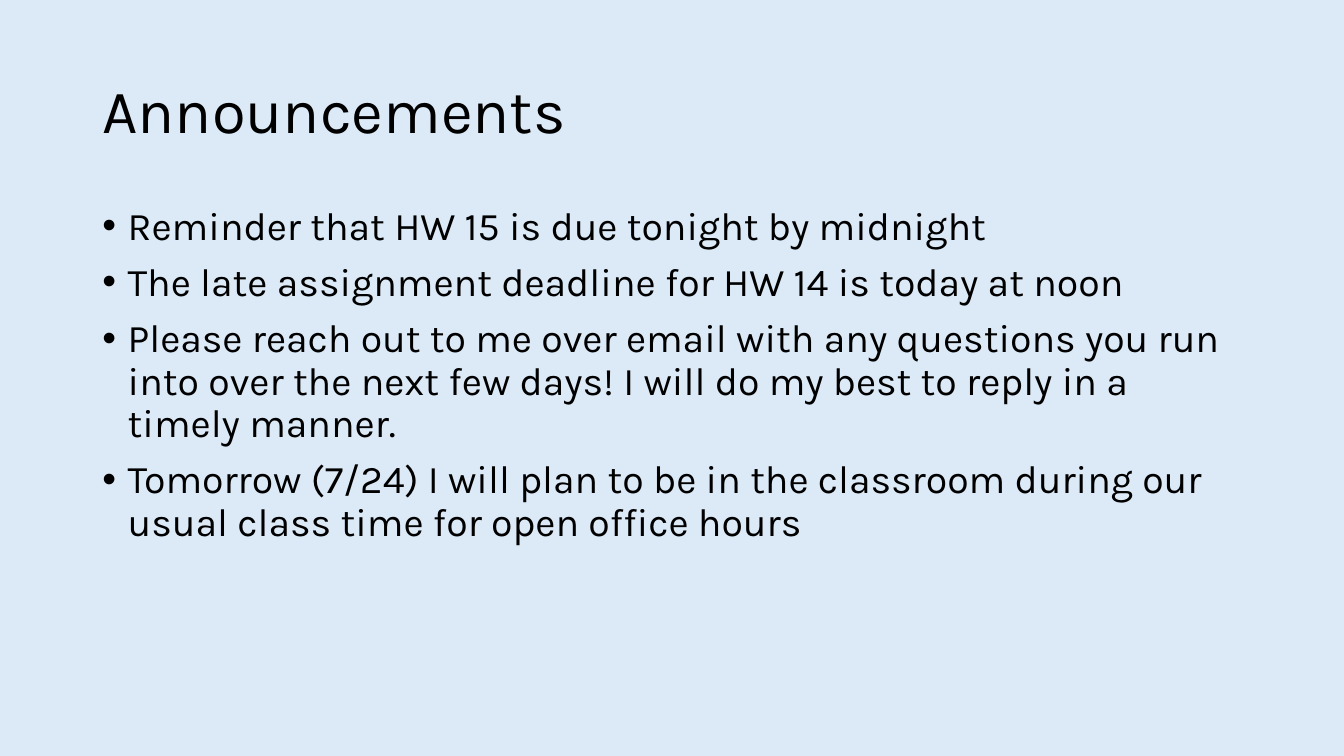
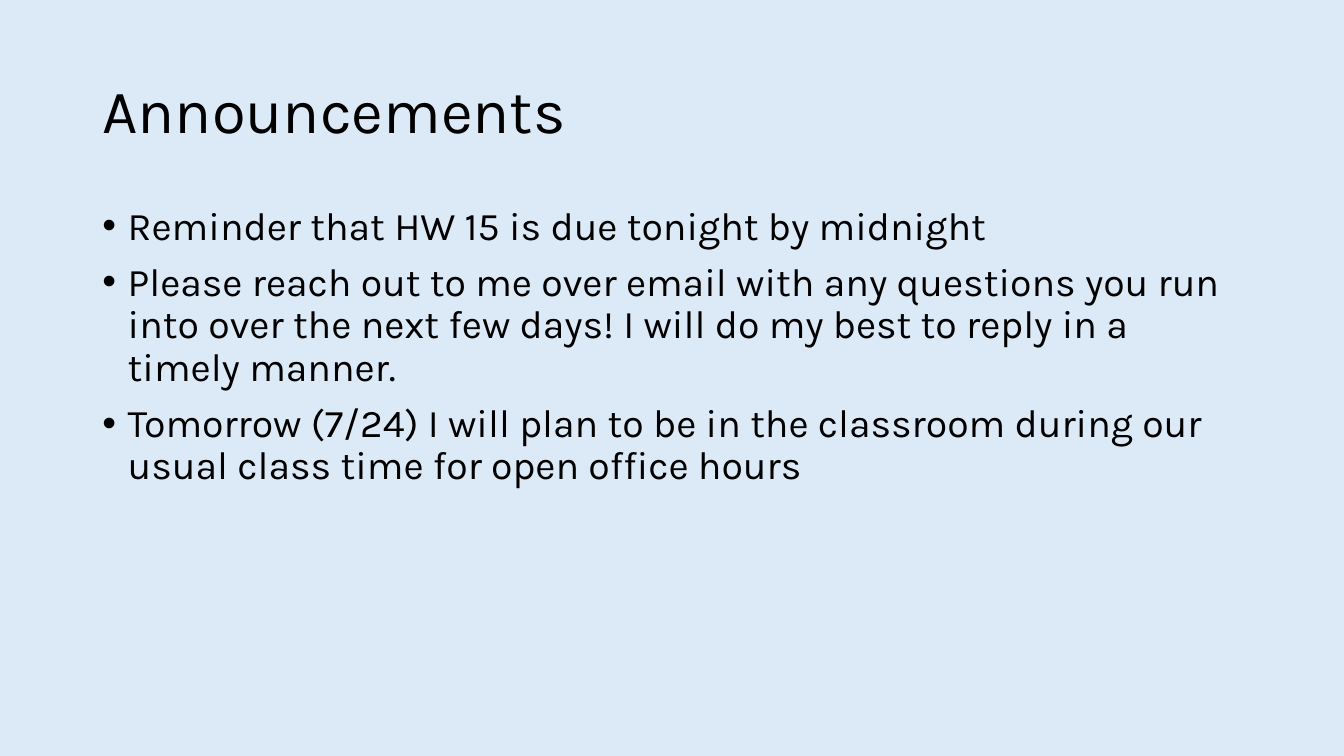
Before and after one commit to mhoch422/BIOS600_SSII, a slide deck: slide 2 of exam/final/Final_Jeopardy.pptx. Drawn at 1344x756 pixels with LibreOffice and Linux fonts; fonts in the diff are those of the drawing. Boxes give left, top, right and bottom in pixels: in the first picture for what was removed or moved away, otherwise in the second. Text is boxed around its words. In the diff, an @@ line names an element or a change of style, - is before the commit and + after.

```diff
--- a/exam/final/Final_Jeopardy.pptx
+++ b/exam/final/Final_Jeopardy.pptx
@@ text at box(128, 269, 1123, 306): paragraph removed @@
-• The late assignment deadline for HW 14 is today at noon
```
Also in this commit, not shown: 2 other files.
